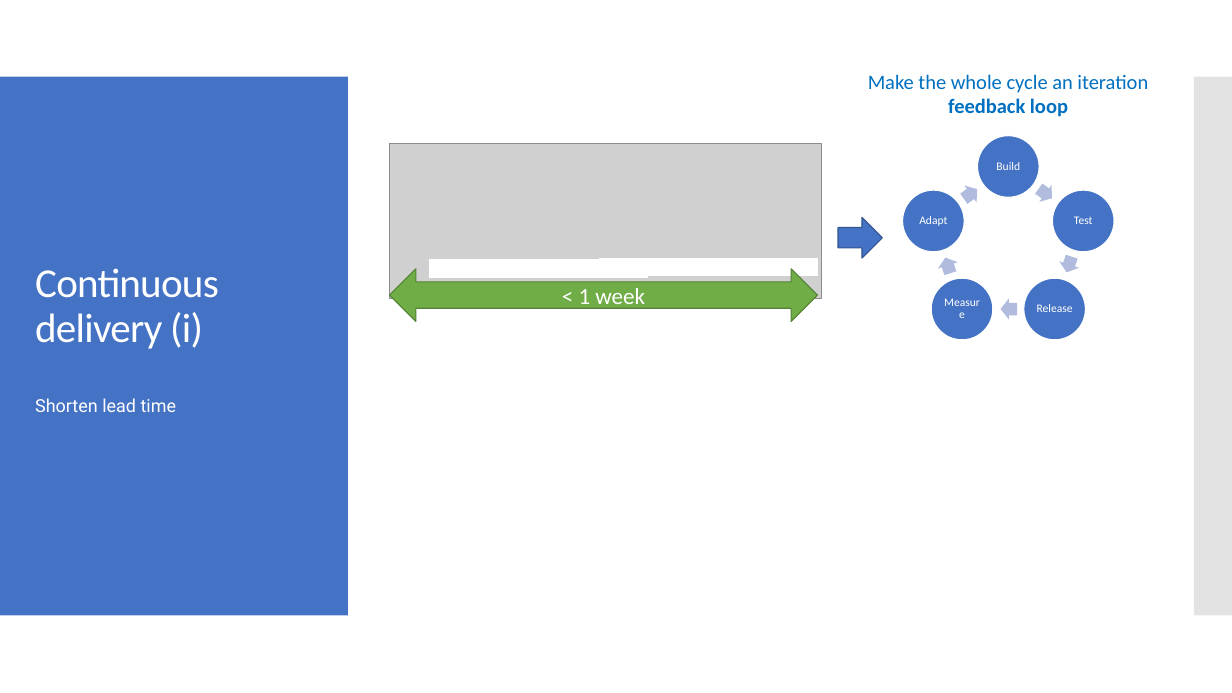
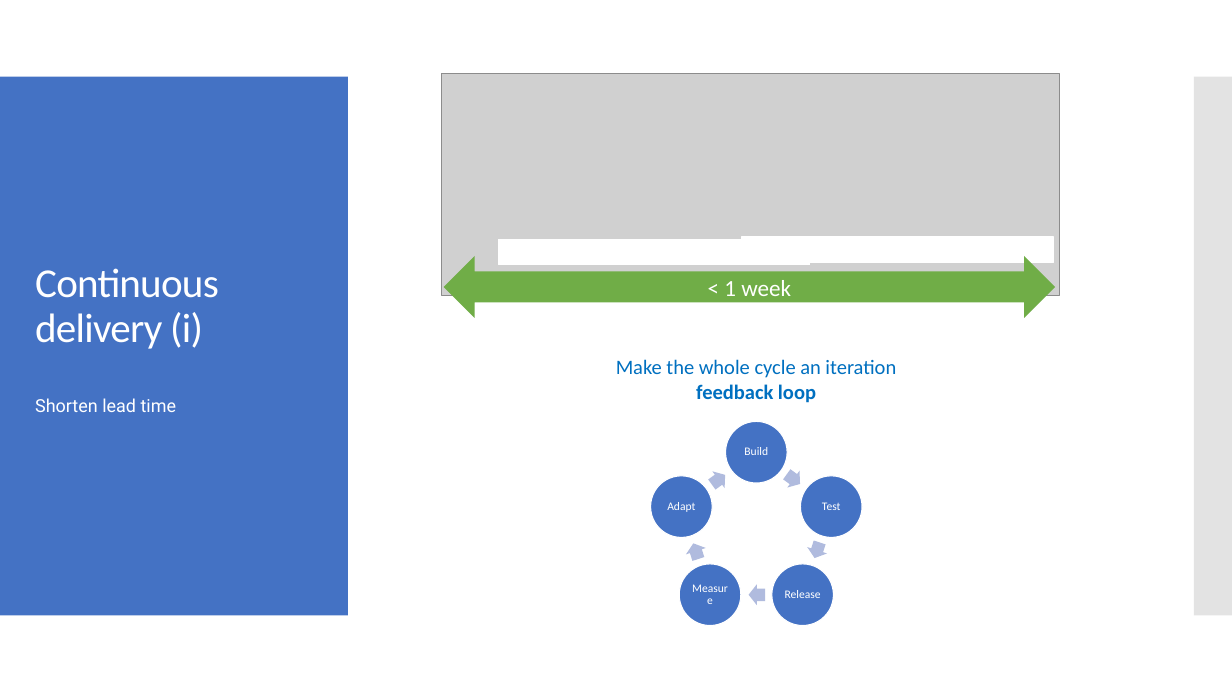
Before and after one commit to milodotnet/bootcamp, a slide deck: slide 28 of Bootcamp-ContinuousDelivery.pptx. Drawn at 1232x693 pixels with LibreOffice and Linux fonts; fonts in the diff are those of the drawing; grey boxes stand for pictures. Boxes give left, top, right and bottom in pixels: in the first picture for what was removed or moved away, otherwise in the second. Text is boxed around its words. In the diff, an @@ line names an element or a change of style, - is before the commit and + after.

Commit message:
Some feedback from Sasa. Ppt ready

```diff
--- a/Bootcamp-ContinuousDelivery.pptx
+++ b/Bootcamp-ContinuousDelivery.pptx
@@ picture: place and size @@
-picture at box(390, 143, 823, 299)
+picture at box(442, 73, 1059, 295)
@@ rectangle: place and size @@
-rectangle at box(600, 258, 818, 275)
+rectangle at box(498, 239, 810, 264)
@@ rectangle added at box(742, 238, 1054, 262), fill #FFFFFF, outline #FFFFFF 0.85 pt @@
@@ right arrow removed at box(838, 217, 883, 258) @@
@@ rectangle removed at box(429, 260, 647, 277) @@
@@ left right arrow "< 1 week": place and size @@
-left right arrow "< 1 week" at box(390, 269, 818, 322)
+left right arrow "< 1 week" at box(444, 256, 1055, 318)
@@ left right arrow "< 1 week" at box(444, 256, 1055, 318): outline #548235 0.85 pt to none @@
@@ 6 texts, 3 ellipses, 1 right arrow: place and size @@
-6 texts, 3 ellipses, 1 right arrow at box(868, 74, 1148, 340)
+6 texts, 3 ellipses, 1 right arrow at box(616, 359, 896, 626)
@@ right arrow at box(706, 467, 732, 494): rotation 36 to 324 degrees @@
@@ right arrow at box(781, 466, 807, 493): rotation 324 to 36 degrees @@
@@ 2 ellipses, 2 right arrows: place and size @@
-2 ellipses, 2 right arrows at box(932, 190, 1115, 340)
+2 ellipses, 2 right arrows at box(679, 476, 862, 626)
```
Also in this commit, not shown: 2 other slides changed, 2 slides removed.
